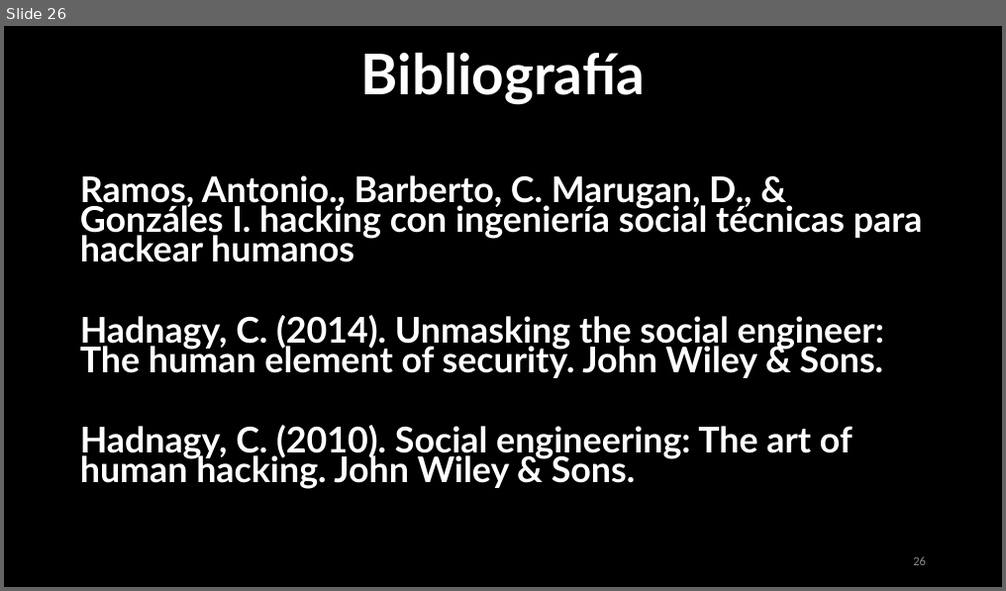
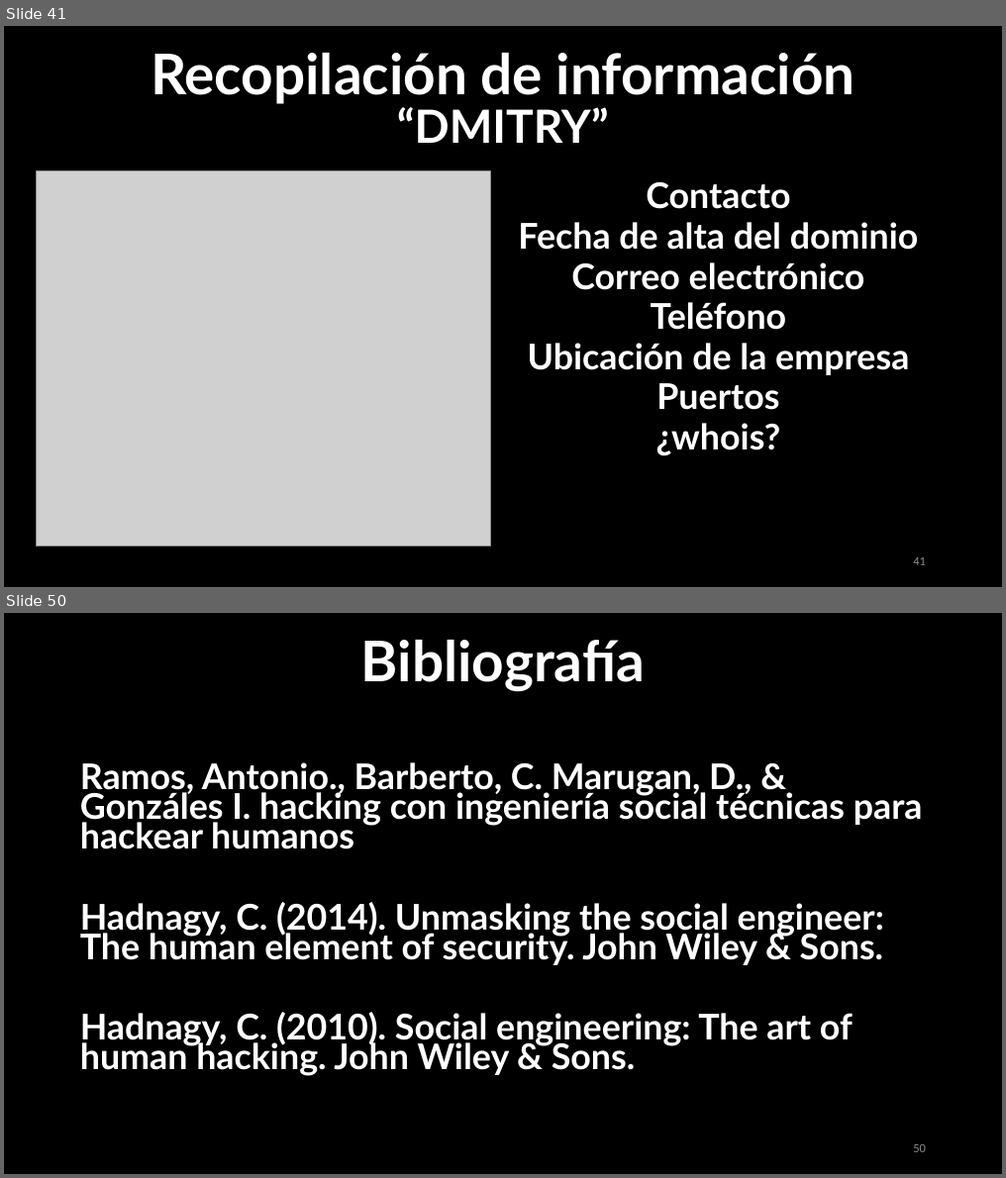
Before and after one commit to urcuqui/WhiteHat, a slide deck: My courses/Club Hack1ng/Social Engineering/2018-2/sesion1.pptx. Shown one above the other, each under a label of ours: slide 26 before the commit, slides 41 and 50 after it; the slides between them are not shown. The pictures are 1006x591 and 1006x1178 pixels, drawn with LibreOffice and Linux fonts; fonts in the diff are those of the drawing; grey boxes stand for pictures. Boxes give left, top, right and bottom in pixels: in the first picture for what was removed or moved away, otherwise in the second. Text is boxed around its words. In the diff, an @@ line names an element or a change of style, - is before the commit and + after.

```diff
--- a/My courses/Club Hack1ng/Social Engineering/2018-2/sesion1.pptx
+++ b/My courses/Club Hack1ng/Social Engineering/2018-2/sesion1.pptx
@@ slide 41 added at (4,26,1002,587), background #000000 @@
@@ text added at (151,53,855,104), 54 pt, text #FFFFFF, bold @@
+Recopilación de información
@@ text added at (397,107,609,143), 44 pt, text #FFFFFF, bold @@
+“DMITRY”
@@ picture added at (36,172,490,547) @@
@@ text added at (518,182,919,457), 34.1 pt, text #FFFFFF, bold @@
+Contacto
+Fecha de alta del dominio
+Correo electrónico
+Teléfono
+Ubicación de la empresa
+Puertos
+¿whois?
@@ page number added at (913,558,926,566), 12 pt, text #8C8C8C @@
+41
@@ what was slide 26 is now slide 50 @@
@@ page number at (913,1145,926,1153): text changed @@
-26
+50
```
Also in this commit, not shown: 3 slides changed, 23 other slides added.
